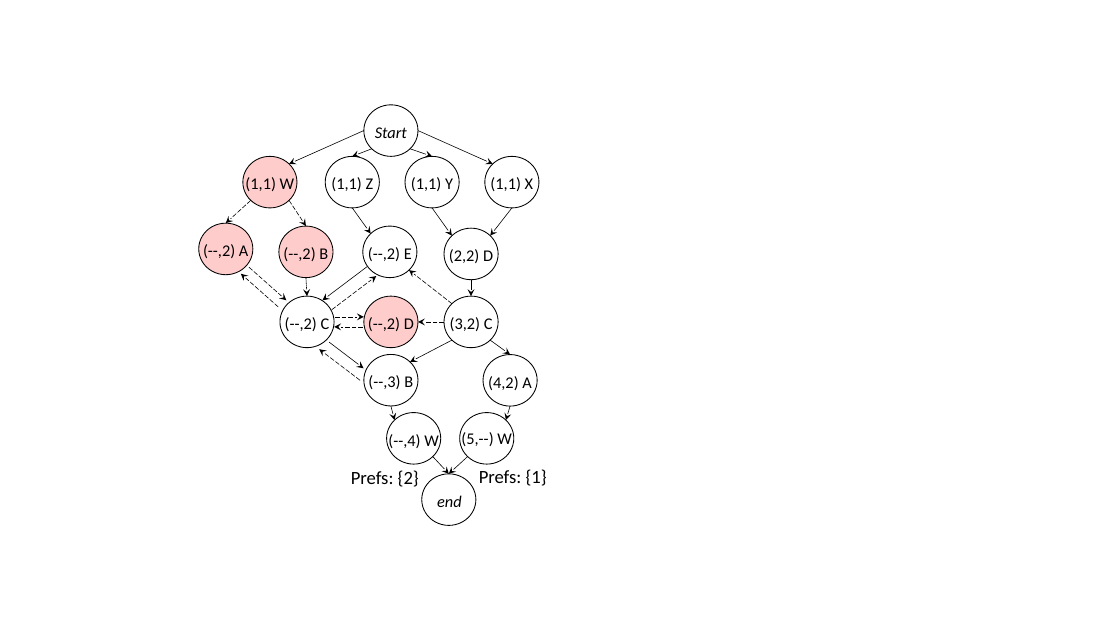
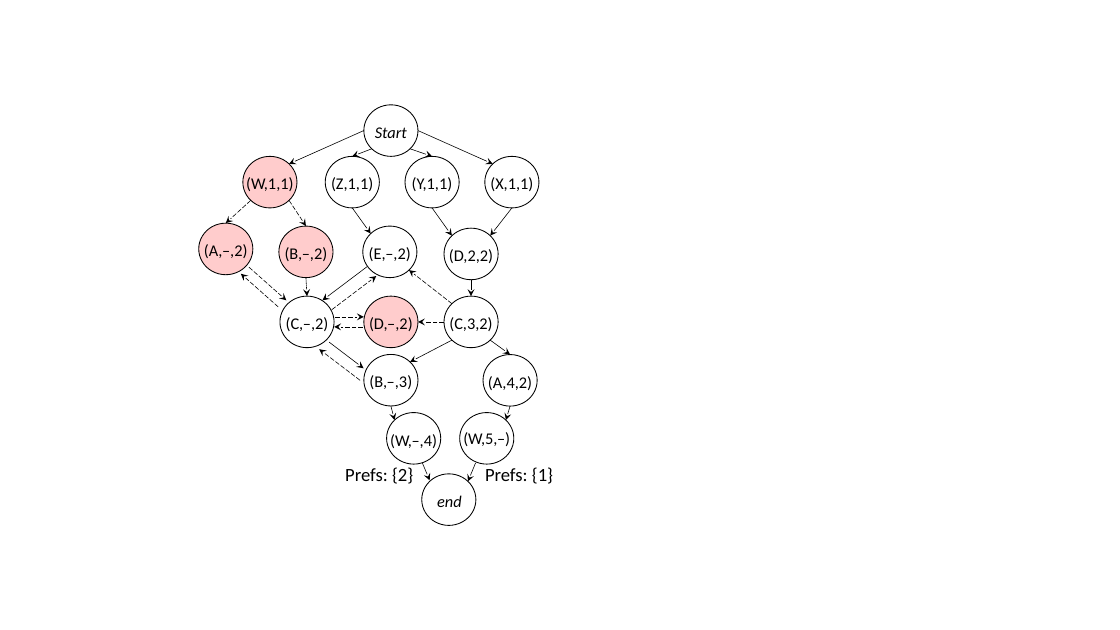
Before and after one commit to rabeckett/propane, a slide deck: slide 3 of paper/figures/compilation.pptx. Drawn at 1120x630 pixels with LibreOffice and Linux fonts; fonts in the diff are those of the drawing. Boxes give left, top, right and bottom in pixels: in the first picture for what was removed or moved away, otherwise in the second. Text is boxed around its words. In the diff, an @@ line names an element or a change of style, - is before the commit and + after.

```diff
--- a/paper/figures/compilation.pptx
+++ b/paper/figures/compilation.pptx
@@ text at bbox=[246, 177, 293, 194]: text changed @@
-(1,1) W
+(W,1,1)
@@ text at bbox=[331, 177, 373, 191]: text changed @@
-(1,1) Z
+(Z,1,1)
@@ text at bbox=[412, 177, 453, 191]: text changed @@
-(1,1) Y
+(Y,1,1)
@@ text at bbox=[490, 177, 533, 191]: text changed @@
-(1,1) X
+(X,1,1)
@@ text at bbox=[204, 244, 248, 258]: text changed @@
-(--,2) A
+(A,–,2)
@@ text at bbox=[285, 247, 328, 261]: text changed @@
-(--,2) B
+(B,–,2)
@@ text at bbox=[369, 247, 411, 261]: text changed @@
-(--,2) E
+(E,–,2)
@@ text at bbox=[449, 249, 493, 263]: text changed @@
-(2,2) D
+(D,2,2)
@@ text at bbox=[286, 317, 329, 331]: text changed @@
-(--,2) C
+(C,–,2)
@@ text at bbox=[369, 317, 413, 331]: text changed @@
-(--,2) D
+(D,–,2)
@@ text at bbox=[449, 317, 492, 331]: text changed @@
-(3,2) C
+(C,3,2)
@@ text at bbox=[369, 375, 412, 389]: text changed @@
-(--,3) B
+(B,–,3)
@@ text at bbox=[488, 376, 532, 390]: text changed @@
-(4,2) A
+(A,4,2)
@@ text at bbox=[390, 434, 437, 451]: text changed @@
-(--,4) W
+(W,–,4)
@@ text at bbox=[463, 432, 510, 446]: text changed @@
-(5,--) W
+(W,5,–)
@@ text "Prefs: {2}": place and size @@
-text "Prefs: {2}" at bbox=[351, 470, 419, 487]
+text "Prefs: {2}" at bbox=[345, 467, 413, 484]
@@ arrow moved from (433, 457) - (449, 474) to (423, 463) - (430, 481) @@
@@ arrow moved from (468, 457) - (449, 474) to (476, 463) - (468, 481) @@
@@ text "Prefs: {1}": place and size @@
-text "Prefs: {1}" at bbox=[479, 469, 547, 486]
+text "Prefs: {1}" at bbox=[485, 467, 553, 484]
```
Also in this commit, not shown: 1 slide added, 2 other files.
